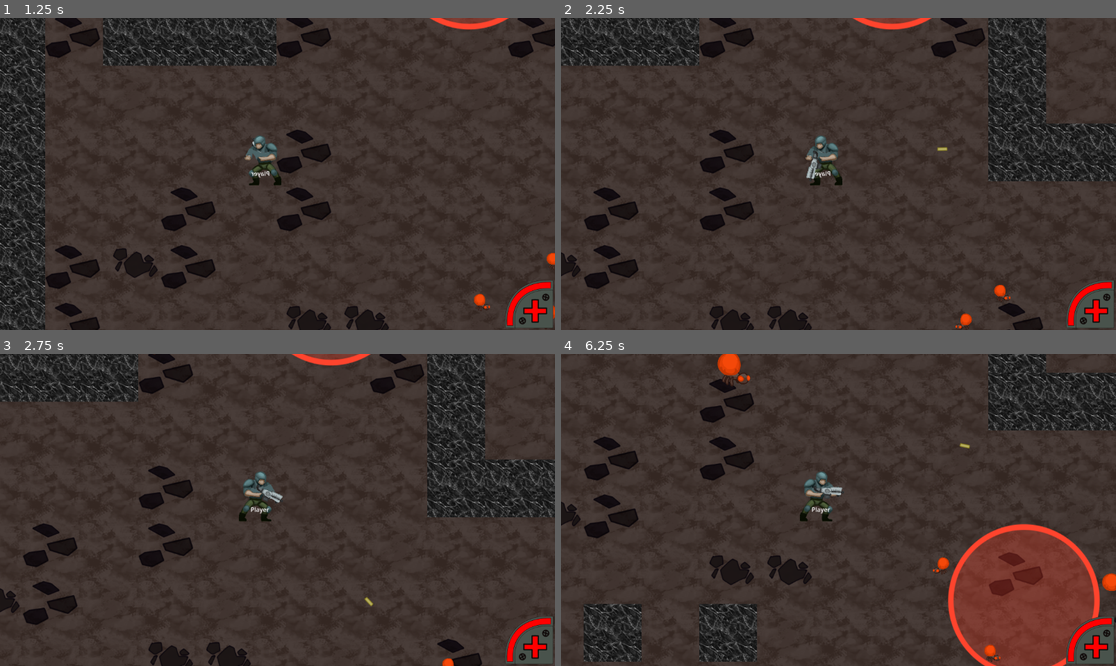
Above: before the commit, frames 1-4 (two rows, left to right).
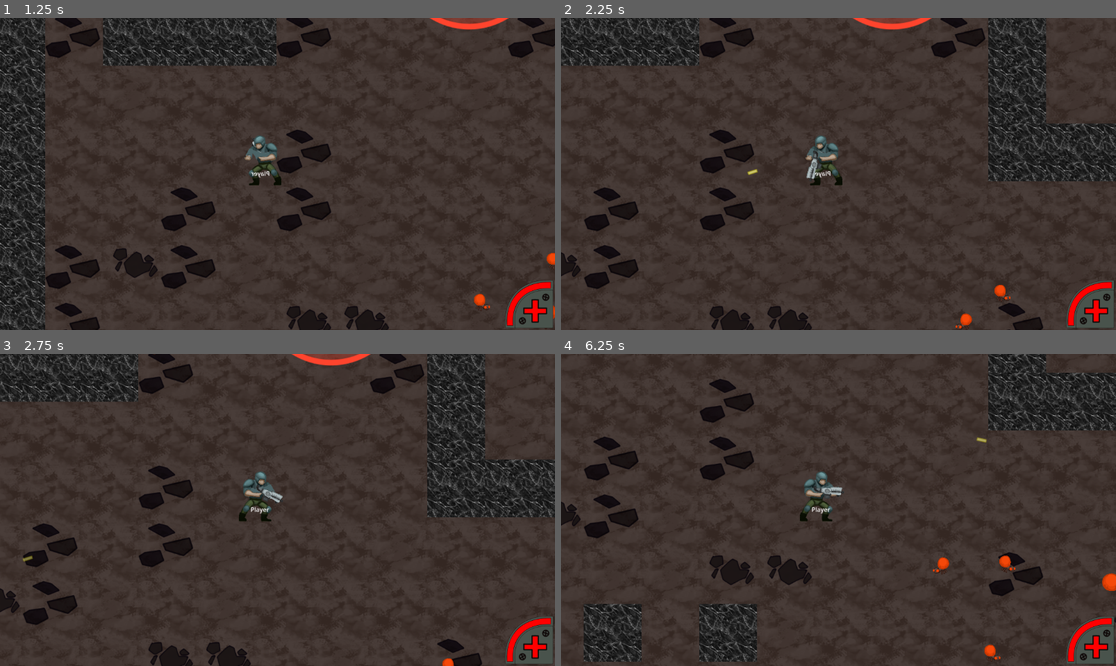
Above: after the commit, the same moments.

Repository: nuzcraft/gdfg-team-4
Game: Godot game, scene res://scenes/title.tscn
Two runs of this game, one before a commit and one after it. Both use one fixed random seed, a clock stepped at 60 frames per second and the inputs below.
Inputs (mouse positions are in pixels of both pictures, inside the frame that each line leads up to):
- Up to frame 1 (1.25 s): click "Play" at 0.5 s
- Up to frame 2 (2.25 s): tap Enter at 1.25 s; move the mouse to (960, 158) at 1.27 s; hold D (right) 1.28-2 s; hold Space (primaryAction) 1.28-2 s; click (960, 158) at 1.42 s; drag from (727, 189) to (993, 283) at 2.02 s
- Up to frame 3 (2.75 s): no input
- Up to frame 4 (6.25 s): move the mouse to (894, 441) at 2.77 s; hold D (right) 2.78-3.5 s; hold Shift 2.78-3.5 s; tap Space (primaryAction) at 3.05 s; drag from (810, 572) to (588, 366) at 3.52 s; move the mouse to (1005, 556) at 4.27 s; hold A (left) 4.28-5 s; hold Space (primaryAction) 4.28-5 s; tap Ctrl at 4.35 s; drag from (672, 463) to (755, 432) at 5.02 s; move the mouse to (866, 510) at 5.77 s; hold S (down) from 5.78 s (still down); hold Space (primaryAction) from 5.78 s (still down); click (866, 510) at 5.92 s

Frame 1 is identical in both runs. In frame 2, less than 0.1% of the frame differs, in the area x 33-81%, y 41-100%; in frame 3, less than 0.1%; in frame 4, 10%, in the area x 28-98%, y 0-100%.

Commit message:
added screenshake to global as a signal bus

Diff:
--- a/globals.gd
+++ b/globals.gd
@@ -1,5 +1,6 @@
 extends Node
 
+signal screenshake (amount)
 
 var player_pos: Vector2
 var player_vulnerable: bool = true
@@ -12,3 +13,6 @@
 func player_invulnerable_timer():
 	await get_tree().create_timer(0.5).timeout
 	player_vulnerable = true
+
+func add_screenshake(amount: float):
+	screenshake.emit(amount)
--- a/scenes/enemies/lava_ant.gd
+++ b/scenes/enemies/lava_ant.gd
@@ -88,6 +88,7 @@
 func explode():
 	animation_player.play("RESET")
 	animated_sprite_2d.play("explode")
+	Globals.add_screenshake(0.3)
 
 func _on_explode_timer_timeout():
 	if player_near:
--- a/scenes/hero.gd
+++ b/scenes/hero.gd
@@ -13,8 +13,14 @@
 @export var primary_weapon: Weapon
 
 var facing = 1.0
+var shake: float = 0.0
+var camera_base_offset: Vector2
 
-func _process(_delta):
+func _ready():
+	Globals.screenshake.connect(_on_screenshake)
+	camera_base_offset = $Camera2D.offset
+
+func _process(delta):
 	#input
 	var direction = Input.get_vector("left", "right", "up", "down")
 	velocity = direction * speed
@@ -30,14 +36,30 @@
 		facing = -facing
 
 	#Range attack input
-	if Input.is_action_pressed("primaryAction") and can_shoot:
+	if Input.is_action_just_pressed("primaryAction") and can_shoot:
 		primary_weapon.fire(mouse_direction)
+		Globals.add_screenshake(0.2)
 
 	#Melee attack input
 	#if Input.is_action_pressed("secondaryAction") and can_melee:
 	#	pass
+	if shake:
+		shake = max(shake - 0.8 * delta, 0)
+		screenshake()
 
 func burn():
 	Globals.player_health -= 5
 	currently_in_lava = true
 	$Label.text = "Burning"
+
+func _on_screenshake(amount: float) -> void:
+	shake = min(shake + amount, 1.0)
+	print("shaking: ", shake)
+
+func screenshake() -> void:
+	var max_offset := Vector2(50, 50)
+	var power := 2
+	var amount := pow(shake, power)
+	print(amount)
+	$Camera2D.offset.x = camera_base_offset.x + (max_offset.x * amount * randi_range(-1, 1))
+	$Camera2D.offset.y = camera_base_offset.y + (max_offset.y * amount * randi_range(-1, 1))
